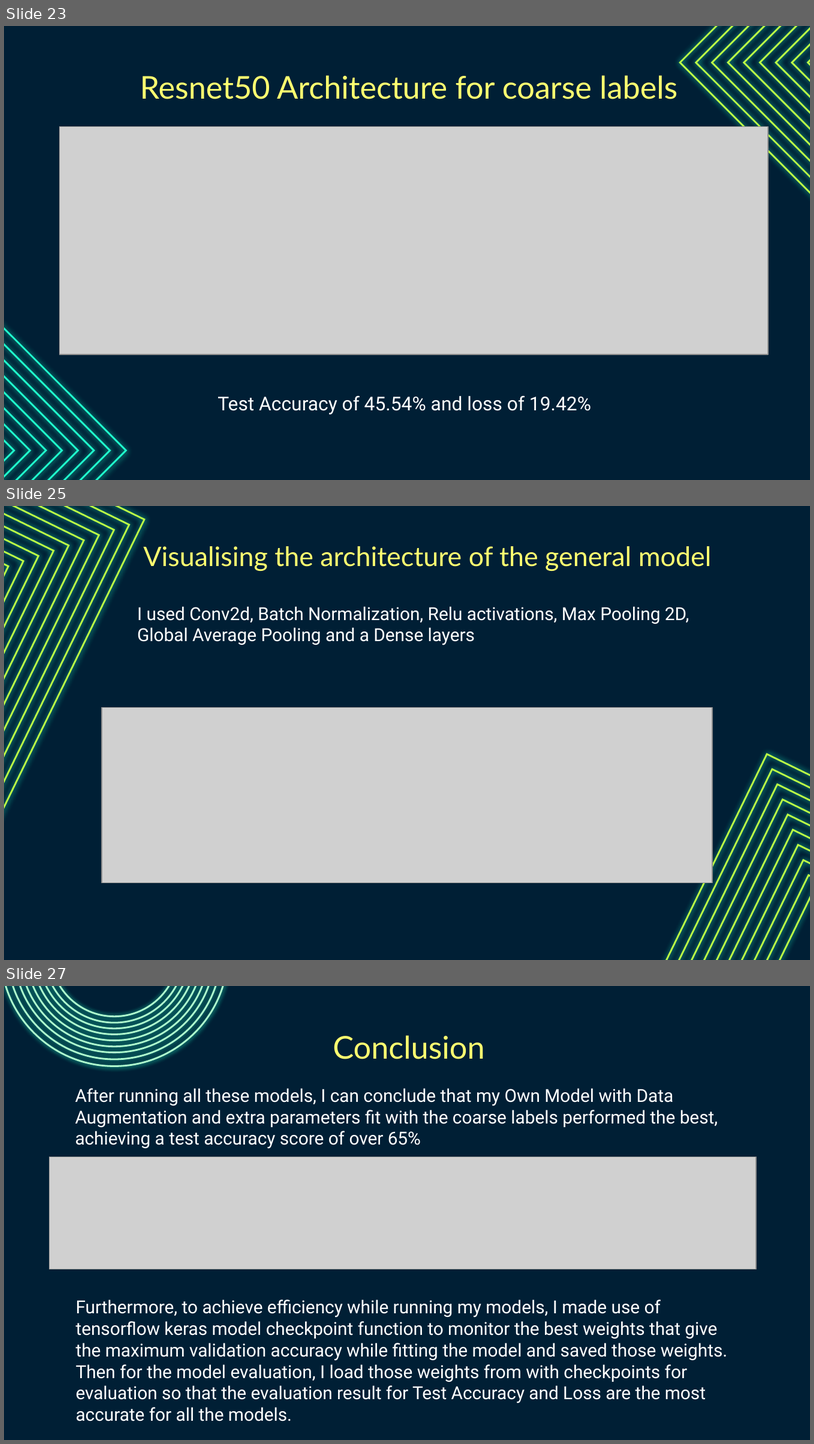
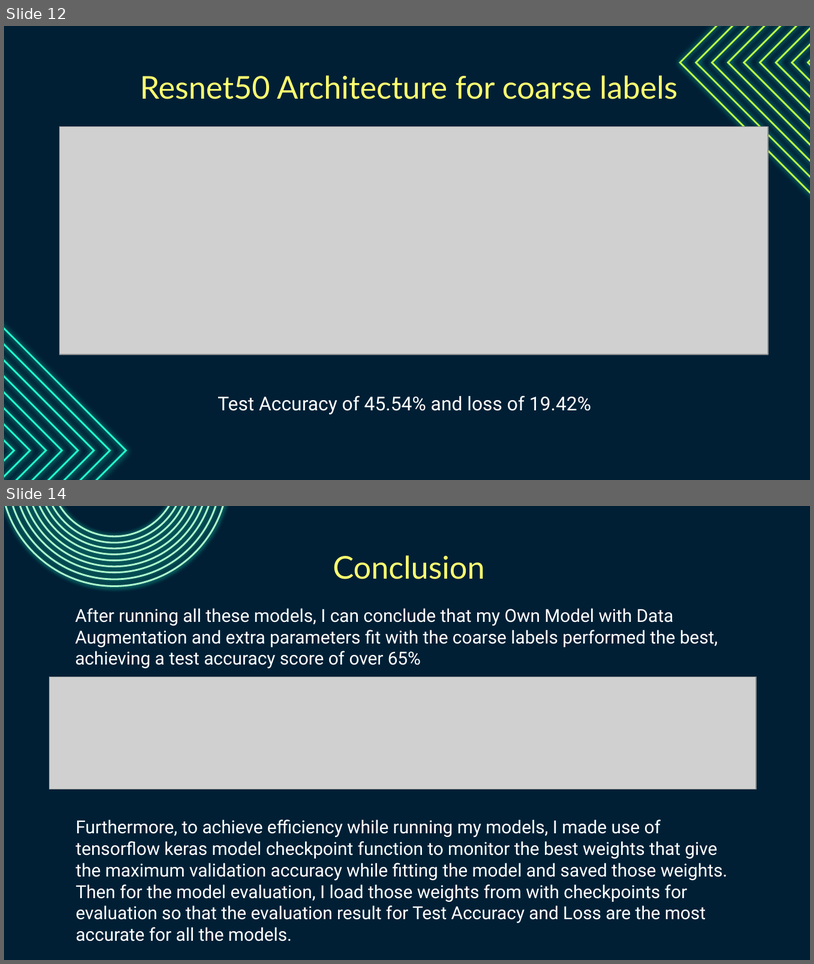
Before and after one commit to Amirrahman19/DeepLearning, a slide deck: CA1/PartB/Cifar100.pptx. Shown one above the other, each under a label of ours: slides 23, 25 and 27 before the commit, slides 12 and 14 after it; the slides between them are not shown. The pictures are 814x1444 and 814x964 pixels, drawn with LibreOffice and Linux fonts; fonts in the diff are those of the drawing; grey boxes stand for pictures. Boxes give left, top, right and bottom in pixels: in the first picture for what was removed or moved away, otherwise in the second. Text is boxed around its words. In the diff, an @@ line names an element or a change of style, - is before the commit and + after.

```diff
--- a/CA1/PartB/Cifar100.pptx
+++ b/CA1/PartB/Cifar100.pptx
@@ slide 25 removed at (4, 506, 810, 960), background #001F35 @@
@@ group removed at (4, 506, 236, 960): 10 freeform shapes @@
@@ title removed at (143, 546, 712, 571) @@
-Visualising the architecture of the general model
@@ text removed at (137, 606, 690, 645) @@
-I used Conv2d, Batch Normalization, Relu activations, Max Pooling 2D, Global Average Pooling and a Dense layers
@@ picture removed at (102, 708, 712, 883) @@
@@ group removed at (500, 661, 810, 960): 10 freeform shapes @@
@@ what was slide 23 is now slide 12 @@
@@ what was slide 27 is now slide 14 @@
```
Also in this commit, not shown: 5 slides changed, 1 slide added, 13 other slides removed, 2 other files.
